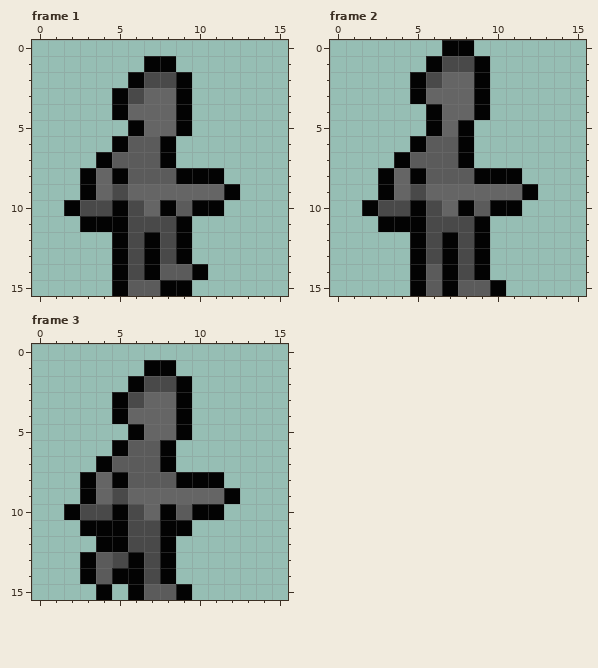
Pixel-art file -- assets/player_walking_w_shotgun.ase. Above, as it was before the edit.
16x16 pixels, 4 frames. Colours within 5 levels of each other are drawn and written as one. Shown: frame 1, frame 2, frame 3. The commit also changed other frames, which this record leaves out.
The same view after the edit:
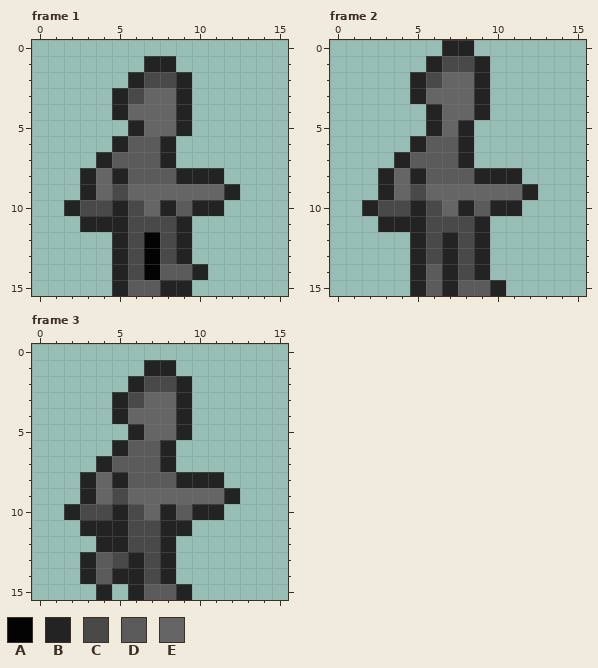
Palette (. is transparent): A #030303  B #232323  C #494949  D #5b5b5b  E #656565
Difference:
Changed rows in their new state; - is an unchanged pixel.
Frame 1, layer "Outlines":
first column x 2:
 1 -----BB----
 2 ----B--B---
 3 ---B---B---
 4 ---B---B---
 5 ----B--B---
 6 ---B--B----
 7 --B---B----
 8 -B-B---BBB-
 9 -B--------B
10 B--B--B-BB-
11 -BBB---B---
12 ---B---B---
13 ---B---B---
14 ---B----B--
15 ---B--BB---
Frame 2, layer "Outlines":
first column x 2:
 0 -----BB----
 1 ----B--B---
 2 ---B---B---
 3 ---B---B---
 4 ----B--B---
 5 ----B-B----
 6 ---B--B----
 7 --B---B----
 8 -B-B---BBB-
 9 -B--------B
10 B--B--B-BB-
11 -BBB---B---
12 ---B-B-B---
13 ---B-B-B---
14 ---B-B-B---
15 ---B-B--B--
Frame 3, layer "Outlines":
first column x 2:
 1 -----BB----
 2 ----B--B---
 3 ---B---B---
 4 ---B---B---
 5 ----B--B---
 6 ---B--B----
 7 --B---B----
 8 -B-B---BBB-
 9 -B--------B
10 B--B--B-BB-
11 -BBB--BB---
12 --BB--B----
13 -B--B-B----
14 -B-BB-B----
15 --B-B--B---
